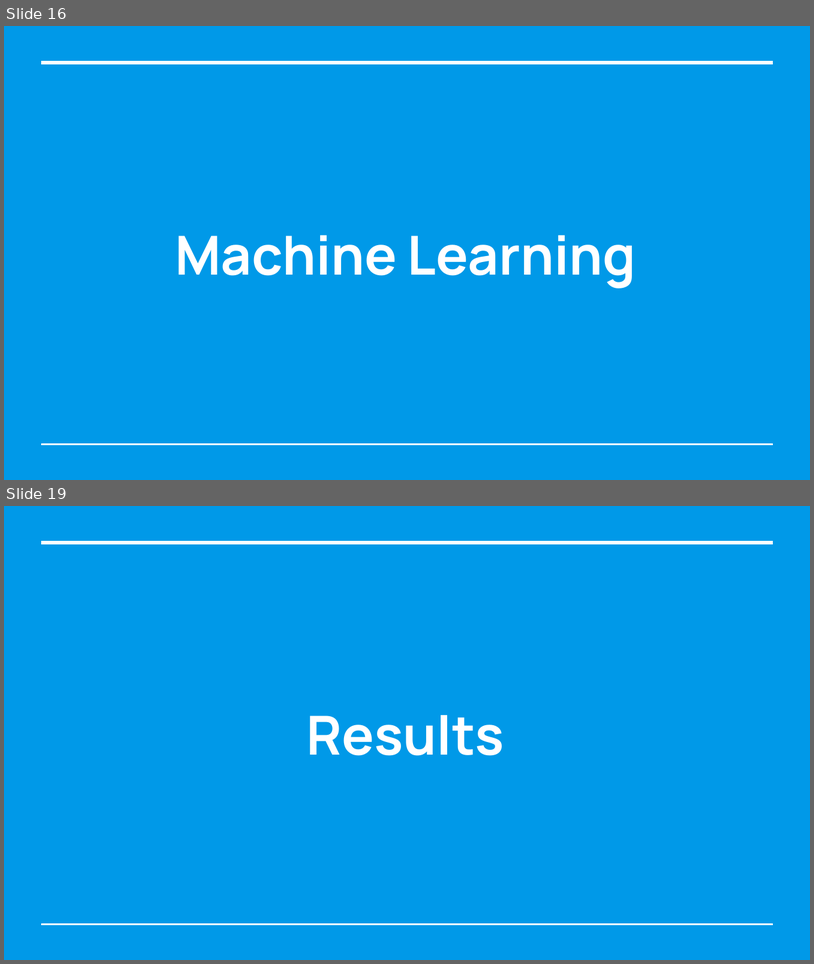
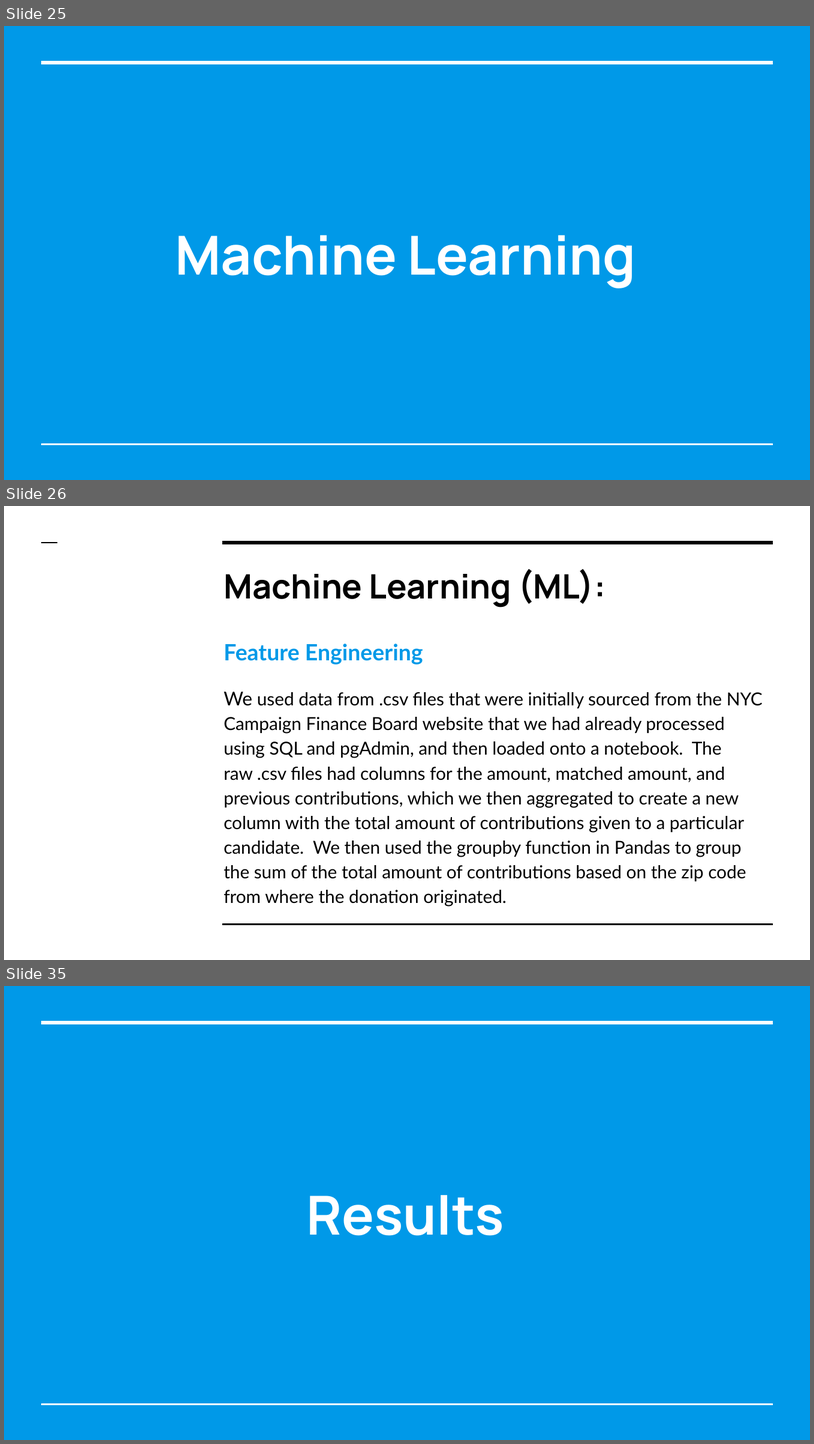
Before and after one commit to ssheggrud/Mod_20_Project, a slide deck: Presentation/Group5Presentation.pptx. Shown one above the other, each under a label of ours: slides 16 and 19 before the commit, slides 25, 26 and 35 after it; the slides between them are not shown. The pictures are 814x964 and 814x1444 pixels, drawn with LibreOffice and Linux fonts; fonts in the diff are those of the drawing. Boxes give left, top, right and bottom in pixels: in the first picture for what was removed or moved away, otherwise in the second. Text is boxed around its words. In the diff, an @@ line names an element or a change of style, - is before the commit and + after.

```diff
--- a/Presentation/Group5Presentation.pptx
+++ b/Presentation/Group5Presentation.pptx
@@ slide 26 added at (x1=4, y1=506, x2=810, y2=960), background #FFFFFF @@
@@ line added from (42, 542) to (58, 542), #000000 1.5 pt @@
@@ line added from (222, 542) to (773, 542), #000000 3 pt @@
@@ title added at (x1=224, y1=569, x2=606, y2=607), 30 pt, text #000000, bold @@
+Machine Learning (ML):
@@ text added at (x1=224, y1=643, x2=763, y2=906), 16 pt, text #000000 @@
+Feature Engineering
+We used data from .csv files that were initially sourced from the NYC Campaign Finance Board website that we had already processed using SQL and pgAdmin, and then loaded onto a notebook. The raw .csv files had columns for the amount, matched amount, and previous contributions, which we then aggregated to create a new column with the total amount of contributions given to a particular candidate. We then used the groupby function in Pandas to group the sum of the total amount of contributions based on the zip code from where the donation originated.
@@ line added from (222, 924) to (773, 924), #000000 1.5 pt @@
@@ what was slide 16 is now slide 25 @@
@@ what was slide 19 is now slide 35 @@
```
Also in this commit, not shown: 4 slides changed, 19 other slides added, 1 slide removed.
